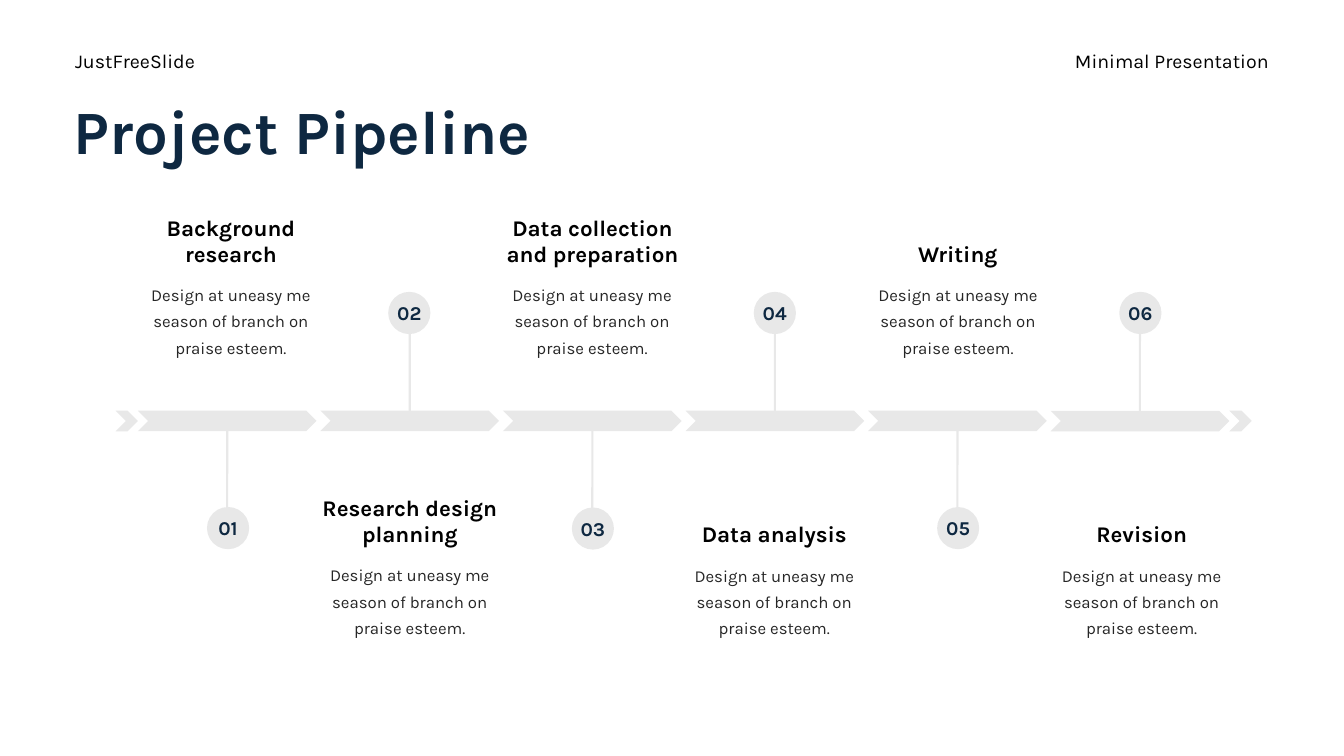
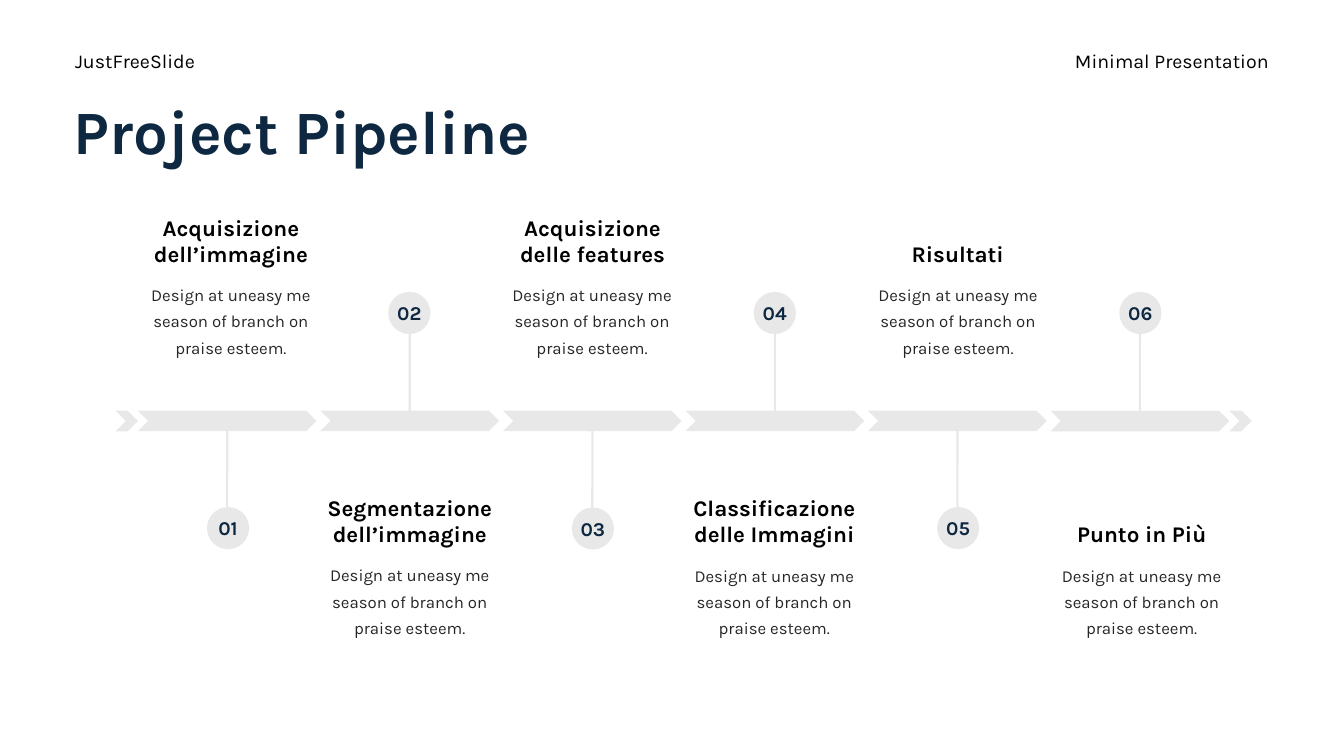
Before and after one commit to aleeteo/leaf_ID, a slide deck: slide 7 of ProjectLeafWIP.pptx (slide 6 before the commit). Drawn at 1344x756 pixels with LibreOffice and Linux fonts; fonts in the diff are those of the drawing. Boxes give left, top, right and bottom in pixels: in the first picture for what was removed or moved away, otherwise in the second. Text is boxed around its words. In the diff, an @@ line names an element or a change of style, - is before the commit and + after.

```diff
--- a/ProjectLeafWIP.pptx
+++ b/ProjectLeafWIP.pptx
@@ text at [154, 220, 308, 268]: text changed @@
-Background research
+Acquisizione dell’immagine
@@ text at [520, 220, 665, 263]: text changed @@
-Data collection and preparation
+Acquisizione delle features
@@ text at [912, 246, 1004, 263]: text changed @@
-Writing
+Risultati
@@ text at [327, 500, 492, 548]: text changed @@
-Research design planning
+Segmentazione dell’immagine
@@ text at [693, 500, 855, 548]: text changed @@
-Data analysis
+Classificazione delle Immagini
@@ text at [1077, 524, 1206, 543]: text changed @@
-Revision
+Punto in Più
```
Also in this commit, not shown: 3 other slides changed, 7 slides added.
